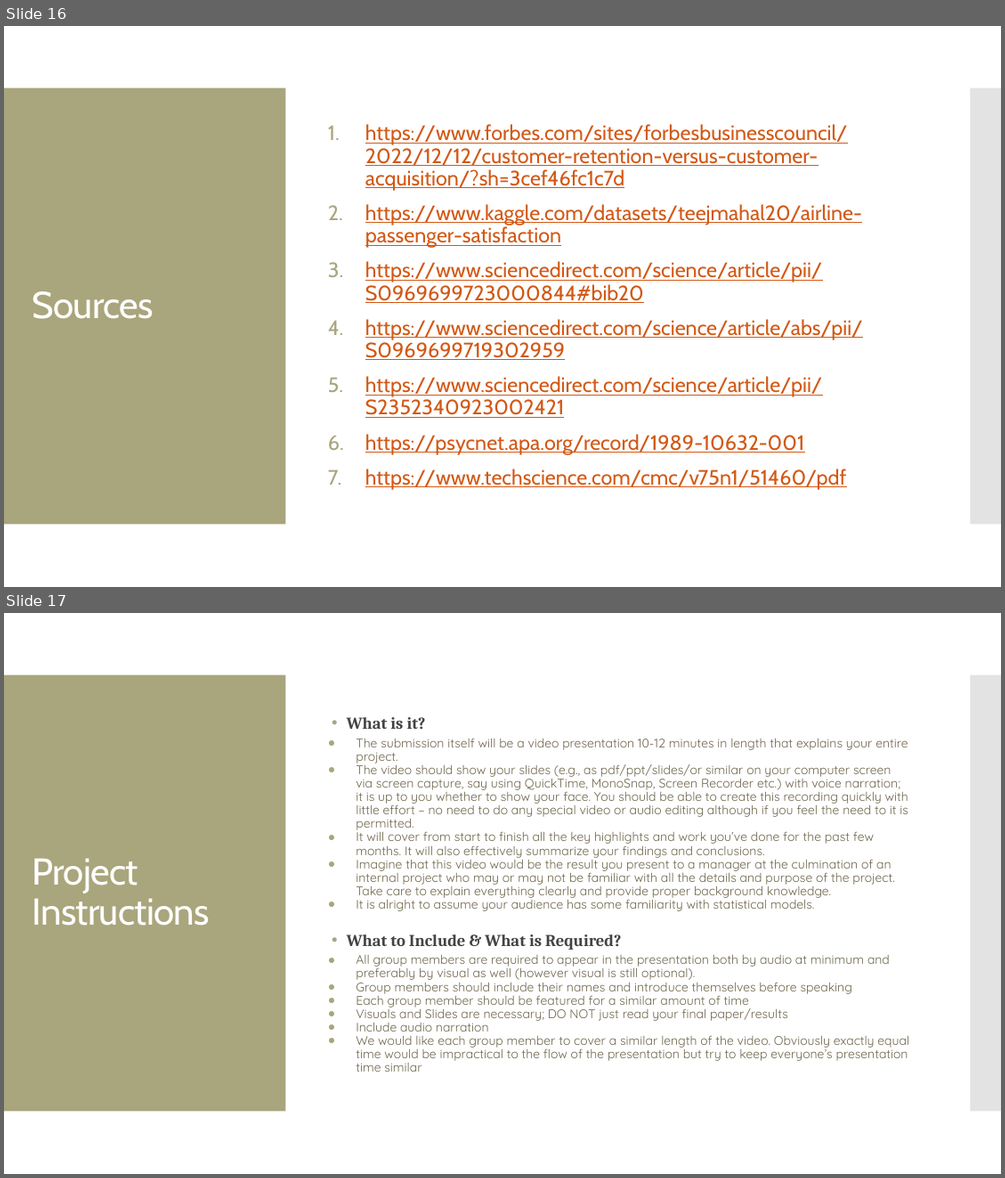
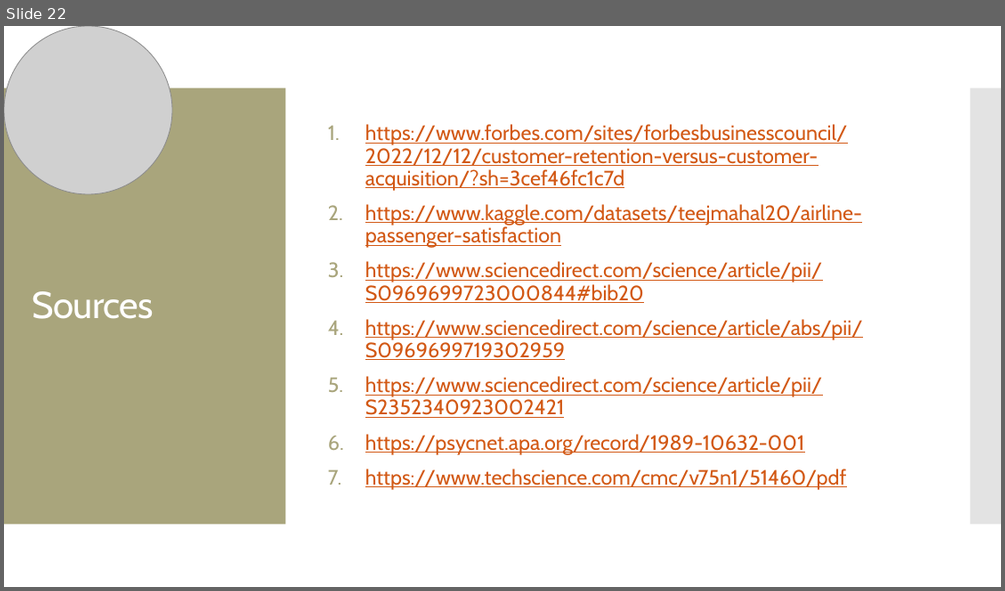
Before and after one commit to MGT-6203-Summer-2023-Edx/Team-6, a slide deck: Final Presentation Slides/Team_6_Final_Slides.pptx. Shown one above the other, each under a label of ours: slides 16 and 17 before the commit, slide 22 after it. The pictures are 1005x1178 and 1005x591 pixels, drawn with LibreOffice and Linux fonts; fonts in the diff are those of the drawing; grey boxes stand for pictures. Boxes give left, top, right and bottom in pixels: in the first picture for what was removed or moved away, otherwise in the second. Text is boxed around its words. In the diff, an @@ line names an element or a change of style, - is before the commit and + after.

```diff
--- a/Final Presentation Slides/Team_6_Final_Slides.pptx
+++ b/Final Presentation Slides/Team_6_Final_Slides.pptx
@@ slide 17 removed at [4,613,1001,1174], background #FFFFFF; not listed: 2 template elements that a slide beside it also shows @@
@@ text removed at [347,717,909,1071] @@
-• What is it?
-● The submission itself will be a video presentation 10-12 minutes in length that explains your entire project.
-● The video should show your slides (e.g., as pdf/ppt/slides/or similar on your computer screen via screen capture, say using QuickTime, MonoSnap, Screen Recorder etc.) with voice narration; it is up to you whether to show your face. You should be able to create this recording quickly with little effort – no need to do any special video or audio editing although if you feel the need to it is permitted.
-● It will cover from start to finish all the key highlights and work you’ve done for the past few months. It will also effectively summarize your findings and conclusions.
-● Imagine that this video would be the result you present to a manager at the culmination of an internal project who may or may not be familiar with all the details and purpose of the project. Take care to explain everything clearly and provide proper background knowledge.
-● It is alright to assume your audience has some familiarity with statistical models.
-• What to Include & What is Required?
-● All group members are required to appear in the presentation both by audio at minimum and preferably by visual as well (however visual is still optional).
-● Group members should include their names and introduce themselves before speaking
-● Each group member should be featured for a similar amount of time
-● Visuals and Slides are necessary; DO NOT just read your final paper/results
-● Include audio narration
-● We would like each group member to cover a similar length of the video. Obviously exactly equal time would be impractical to the flow of the presentation but try to keep everyone’s presentation time similar
@@ title removed at [32,858,210,925] @@
-Project Instructions
@@ what was slide 16 is now slide 22 @@
@@ slide 22 changed as well @@
@@ picture added at [4,26,172,194] @@
```
Also in this commit, not shown: 14 other slides changed, 7 slides added, 2 other slides removed.
